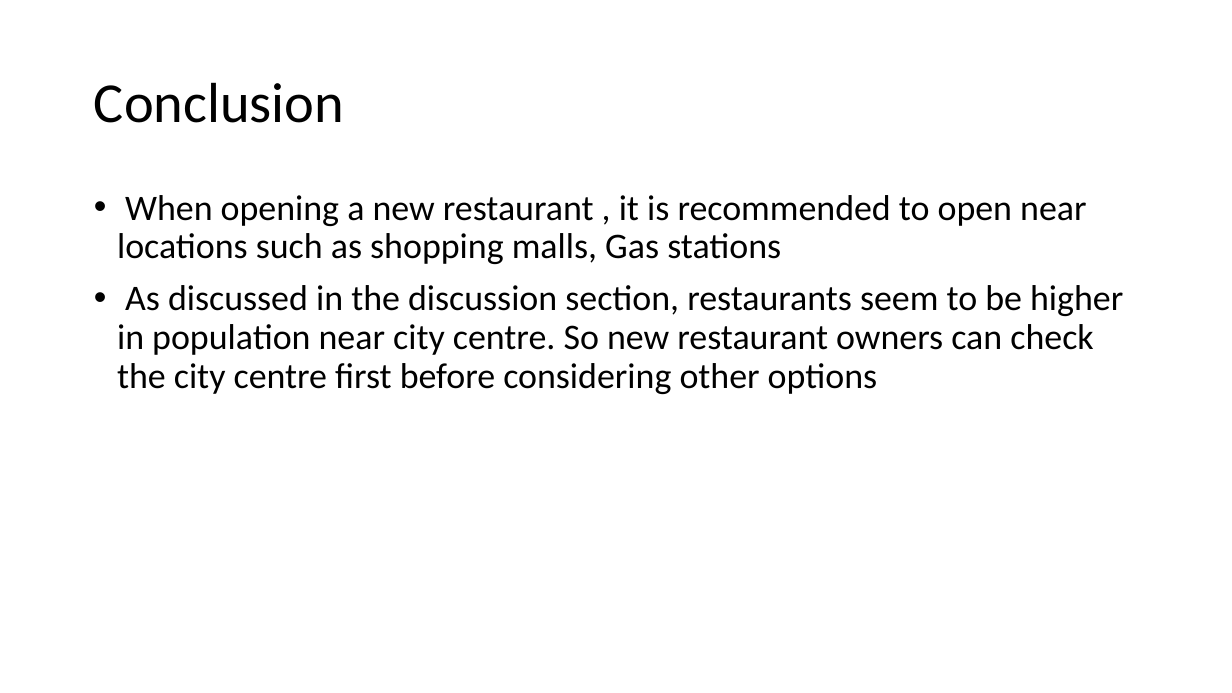
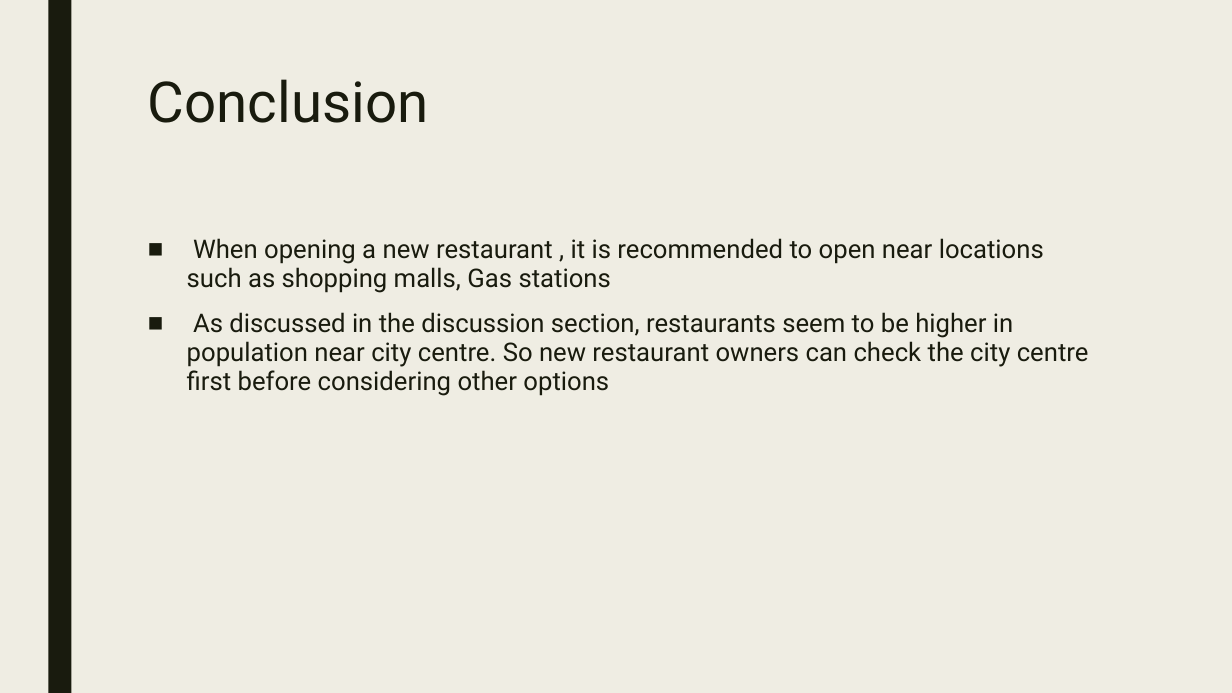
Before and after one commit to muthu5/Coursera_Capstone, a slide deck: slide 10 of Deck.pptx (slide 7 before the commit). Drawn at 1232x693 pixels with LibreOffice and Linux fonts; fonts in the diff are those of the drawing. Boxes give left, top, right and bottom in pixels: in the first picture for what was removed or moved away, otherwise in the second. Text is boxed around its words. In the diff, an @@ line names an element or a change of style, - is before the commit and + after.

```diff
--- a/Deck.pptx
+++ b/Deck.pptx
@@ background #FFFFFF to #EFEDE3 @@
@@ rectangle added at (x1=48, y1=0, x2=71, y2=693), fill #191B0E @@
@@ title "Conclusion" moved from (x1=94, y1=82, x2=344, y2=123) to (x1=148, y1=79, x2=429, y2=123) @@
@@ title "Conclusion" at (x1=148, y1=79, x2=429, y2=123): font Calibri to Roboto, text colour #000000 to #191B0E; line spacing 0.9 to 0.89; vertical alignment middle to top @@
@@ text "When opening a new restaurant ..." moved from (x1=117, y1=195, x2=1123, y2=394) to (x1=187, y1=238, x2=1089, y2=396) @@
@@ text "When opening a new restaurant ..." at (x1=187, y1=238, x2=1089, y2=396): size 28 to 20 pt, font Calibri to Roboto, text colour #000000 to #191B0E; bullet • to ■; line spacing 0.9 to 0.94; more space between paragraphs @@
```
Also in this commit, not shown: 6 other slides changed, 3 slides added, 1 other file.
